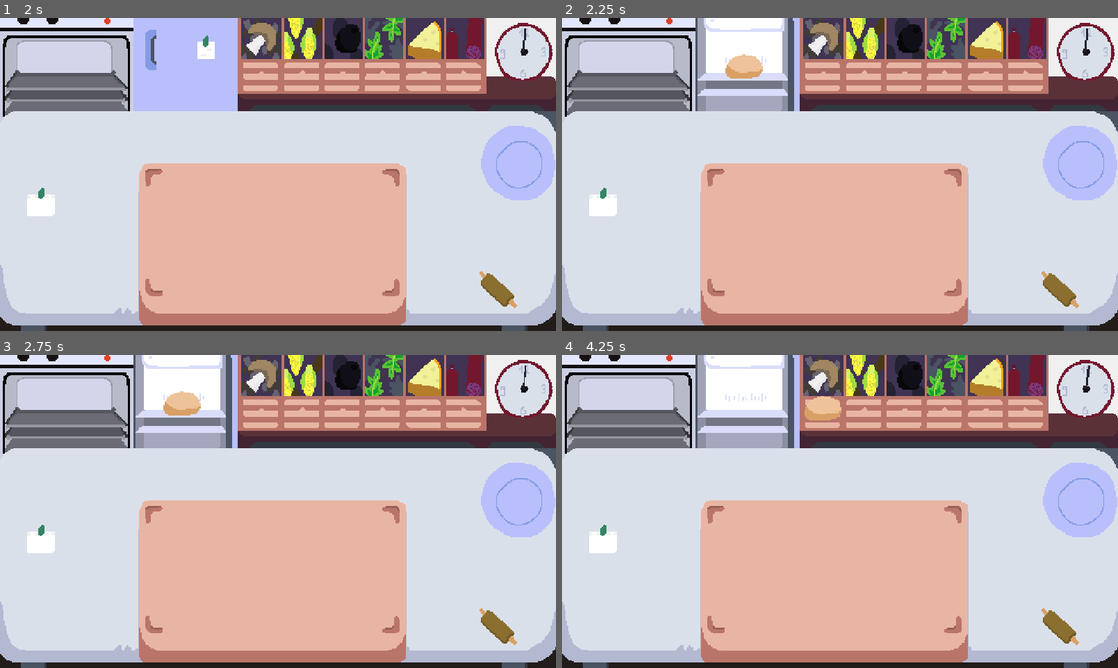
Above: before the commit, frames 1-4 (two rows, left to right).
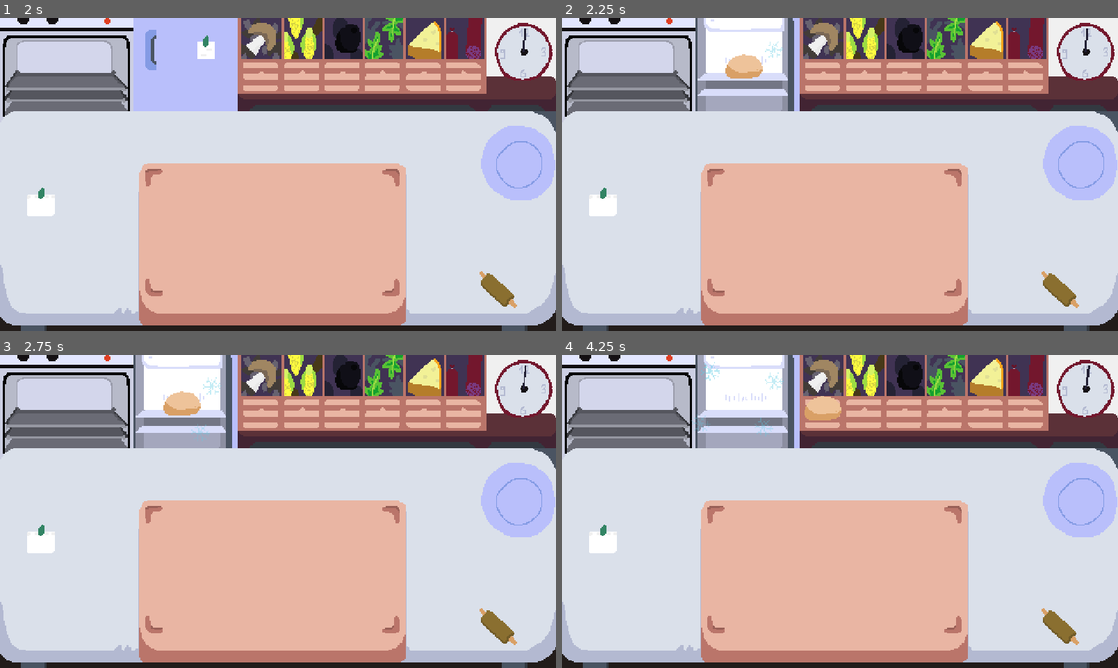
Above: after the commit, the same moments.

Repository: martindzejky/pizza-game
Game: Godot game, scene res://scenes/start.tscn
Same seed, same stepped clock (60 frames per second), same inputs: the game is played once before the commit and once after it.
Inputs (mouse positions are in pixels of both pictures, inside the frame that each line leads up to):
- Up to frame 1 (2 s): click "Start" at 0.5 s; move the mouse to (66, 64) at 1.27 s; click (66, 64) at 1.42 s
- Up to frame 2 (2.25 s): tap Enter at 2 s; move the mouse to (745, 64) at 2.02 s; click (745, 64) at 2.17 s
- Up to frame 3 (2.75 s): no input
- Up to frame 4 (4.25 s): tap Space at 2.75 s; move the mouse to (745, 405) at 2.77 s; click (745, 405) at 2.92 s; tap Enter at 3.5 s; move the mouse to (823, 401) at 3.52 s; click (823, 401) at 3.67 s

Frame 1 is identical in both runs. In frame 2, less than 0.1% of the frame differs, in the area x 36-40%, y 7-13%; in frame 3, less than 0.1%; in frame 4, 0.2%, in the area x 23-40%, y 2-25%.

Commit message:
fridge particles

Diff:
--- a/objects/fridge/fridge.gd
+++ b/objects/fridge/fridge.gd
@@ -21,6 +21,8 @@
 
 # open the fridge and spawn a new dough
 func open() -> void:
+    $particles.emitting = true
+
     isOpen = true
     texture = openSprite
 
@@ -30,6 +32,8 @@
 
 # close the fridge and destroy the dough inside if there is any
 func close() -> void:
+    $particles.emitting = false
+
     isOpen = false
     texture = closedSprite
 
--- a/objects/fridge/fridge.tscn
+++ b/objects/fridge/fridge.tscn
@@ -1,12 +1,35 @@
-[gd_scene load_steps=6 format=3 uid="uid://dhrhb8gv5s7nu"]
+[gd_scene load_steps=10 format=3 uid="uid://dhrhb8gv5s7nu"]
 
 [ext_resource type="Texture2D" uid="uid://cwqfkpqounhk6" path="res://sprites/fridge.png" id="1_m8jrv"]
 [ext_resource type="Script" path="res://objects/fridge/fridge.gd" id="2_kx2wi"]
 [ext_resource type="Texture2D" uid="uid://27uc1od6otaj" path="res://sprites/fridge-open.png" id="3_3qr2c"]
 [ext_resource type="PackedScene" uid="uid://b3hqp0hbr7y6r" path="res://objects/dough/dough-fridge.tscn" id="4_fe6d4"]
+[ext_resource type="Texture2D" uid="uid://bfxv1vd83jt5c" path="res://sprites/cold-particle.png" id="5_ufg45"]
 
 [sub_resource type="RectangleShape2D" id="RectangleShape2D_m5itk"]
 size = Vector2(90, 80)
+
+[sub_resource type="Gradient" id="Gradient_gx74q"]
+colors = PackedColorArray(1, 1, 1, 0.219608, 1, 1, 1, 0.8)
+
+[sub_resource type="GradientTexture1D" id="GradientTexture1D_l8lsb"]
+gradient = SubResource("Gradient_gx74q")
+
+[sub_resource type="ParticleProcessMaterial" id="ParticleProcessMaterial_10u3y"]
+lifetime_randomness = 0.49
+emission_shape = 3
+emission_box_extents = Vector3(40, 40, 0)
+particle_flag_disable_z = true
+direction = Vector3(0, -1, 0)
+gravity = Vector3(0, -1, 0)
+initial_velocity_min = 1.0
+initial_velocity_max = 3.0
+orbit_velocity_min = 0.0
+orbit_velocity_max = 0.0
+angle_min = -11.4
+angle_max = 15.7
+color = Color(1, 1, 1, 0.596078)
+color_initial_ramp = SubResource("GradientTexture1D_l8lsb")
 
 [node name="fridge" type="Sprite2D" groups=["click", "fridge"]]
 texture = ExtResource("1_m8jrv")
@@ -28,4 +51,14 @@
 [node name="spawnPoint" type="Marker2D" parent="."]
 position = Vector2(42, 52)
 
+[node name="particles" type="GPUParticles2D" parent="."]
+position = Vector2(39, 44)
+z_index = 1000
+emitting = false
+amount = 6
+lifetime = 3.0
+randomness = 1.0
+process_material = SubResource("ParticleProcessMaterial_10u3y")
+texture = ExtResource("5_ufg45")
+
 [connection signal="input_event" from="clickArea" to="." method="_onInputEvent"]
Binary file added: sprites/cold-particle.png
Not shown, added: sprites/cold-particle.png.import
